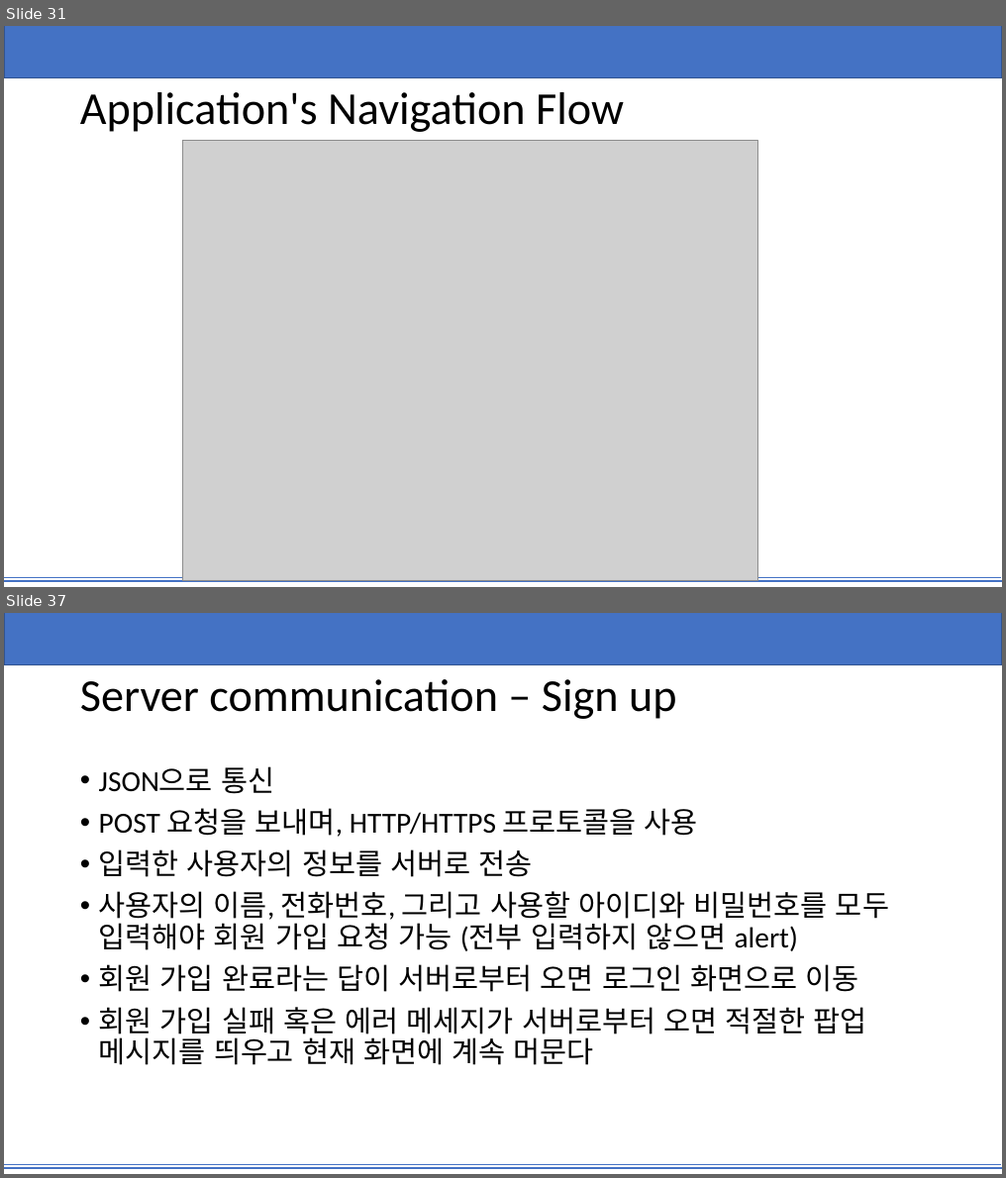
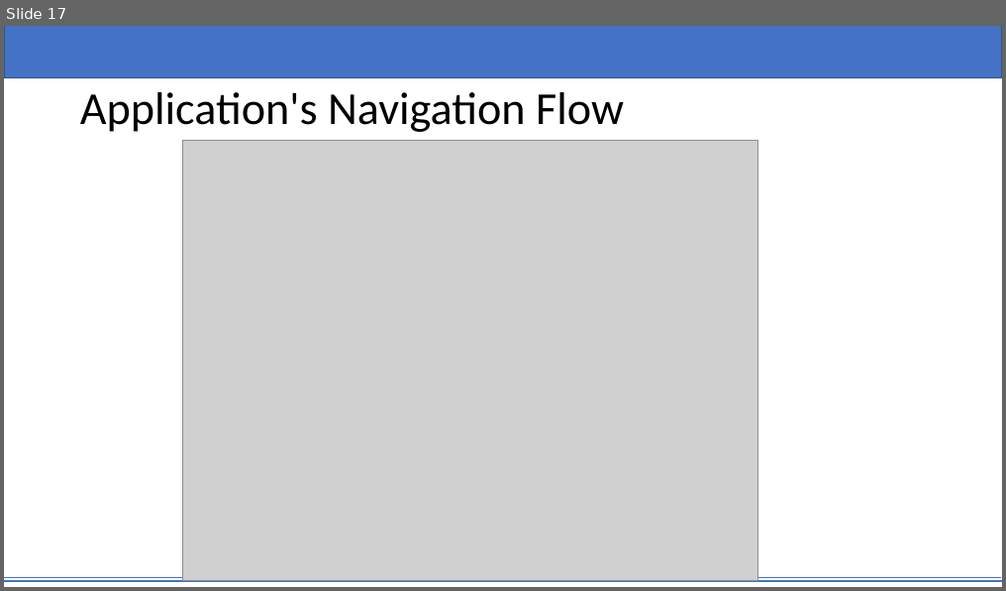
Before and after one commit to yjin910/Technonia_i_app, a slide deck: TEMS.pptx. Shown one above the other, each under a label of ours: slides 31 and 37 before the commit, slide 17 after it; the slides between them are not shown. The pictures are 1006x1178 and 1006x591 pixels, drawn with LibreOffice and Linux fonts; fonts in the diff are those of the drawing; grey boxes stand for pictures. Boxes give left, top, right and bottom in pixels: in the first picture for what was removed or moved away, otherwise in the second. Text is boxed around its words. In the diff, an @@ line names an element or a change of style, - is before the commit and + after.

```diff
--- a/TEMS.pptx
+++ b/TEMS.pptx
@@ slide 37 removed at box(4, 613, 1002, 1174), background #FFFFFF; not listed: 3 template elements that a slide beside it also shows @@
@@ title removed at box(80, 679, 677, 719) @@
-Server communication – Sign up
@@ text removed at box(99, 766, 889, 1065) @@
-• JSON으로 통신
-• POST 요청을 보내며, HTTP/HTTPS 프로토콜을 사용
-• 입력한 사용자의 정보를 서버로 전송
-• 사용자의 이름, 전화번호, 그리고 사용할 아이디와 비밀번호를 모두 입력해야 회원 가입 요청 가능 (전부 입력하지 않으면 alert)
-• 회원 가입 완료라는 답이 서버로부터 오면 로그인 화면으로 이동
-• 회원 가입 실패 혹은 에러 메세지가 서버로부터 오면 적절한 팝업 메시지를 띄우고 현재 화면에 계속 머문다
@@ what was slide 31 is now slide 17 @@
```
Also in this commit, not shown: 8 slides changed, 6 slides added, 27 other slides removed, 5 other files.
